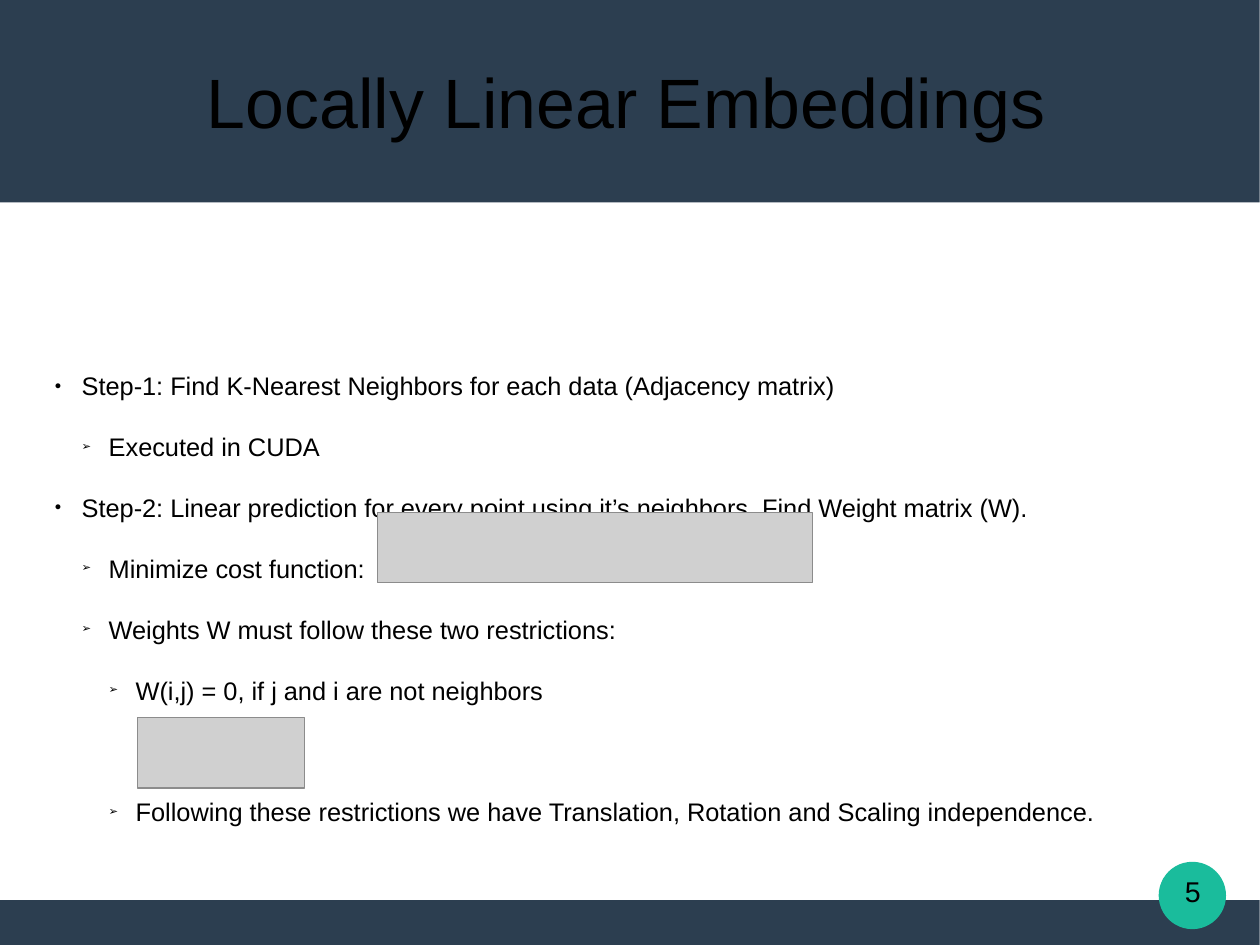
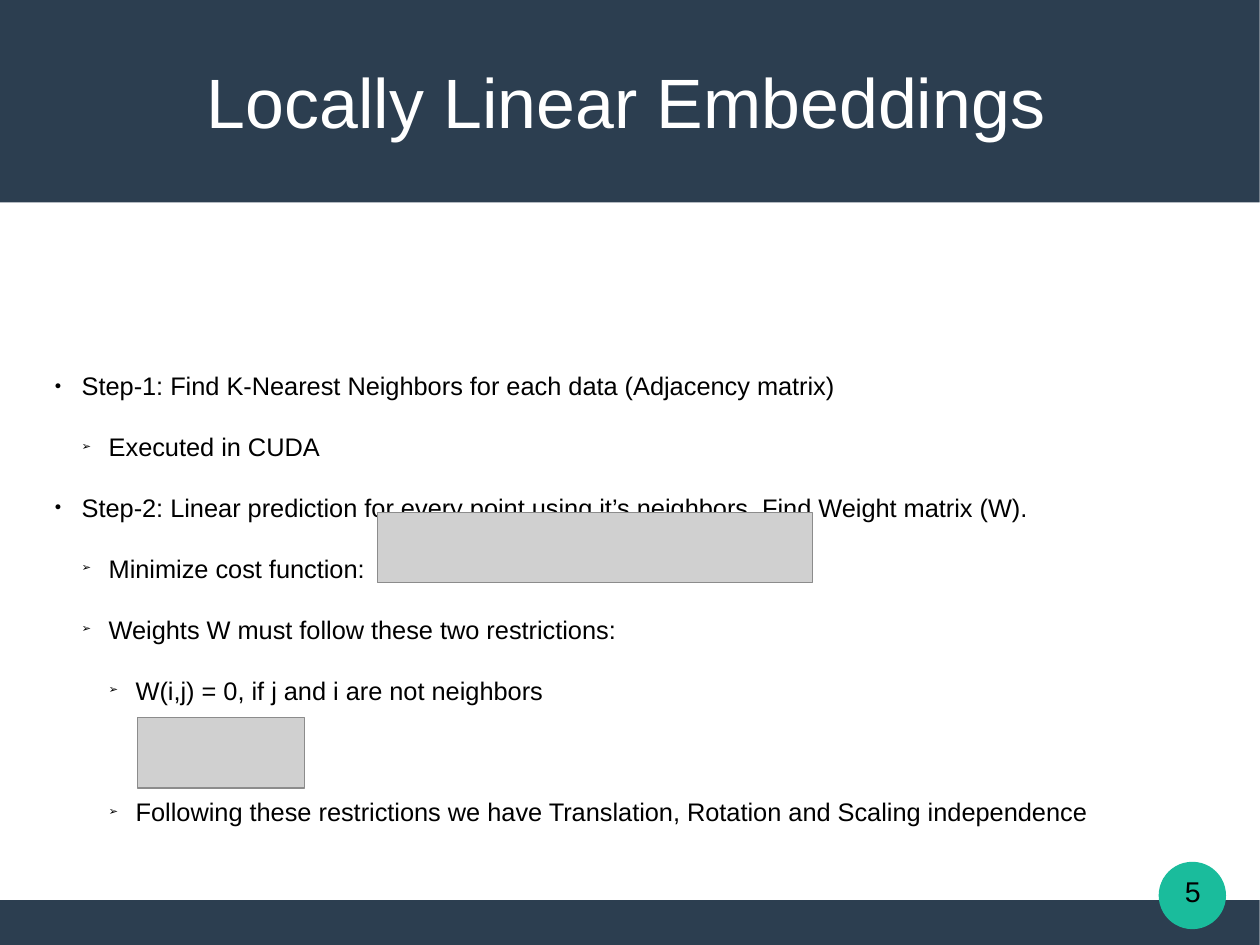
Before and after one commit to Katsileros/Dimensionality_Reduction, a slide deck: slide 5 of Diploma-Thesis-LaTeX/presentation/Locally_Linear_Embeddings_in_Pattern_Recognition.odp. Drawn at 1260x945 pixels with LibreOffice and Linux fonts; fonts in the diff are those of the drawing; grey boxes stand for pictures. Boxes give left, top, right and bottom in pixels: in the first picture for what was removed or moved away, otherwise in the second. Text is boxed around its words. In the diff, an @@ line names an element or a change of style, - is before the commit and + after.

```diff
--- a/Diploma-Thesis-LaTeX/presentation/Locally_Linear_Embeddings_in_Pattern_Recognition.odp
+++ b/Diploma-Thesis-LaTeX/presentation/Locally_Linear_Embeddings_in_Pattern_Recognition.odp
@@ title "Locally Linear Embeddings" at [207,77,1045,142]: text colour #000000 to #FFFFFF @@
@@ subtitle at [136,802,1087,827]: text changed @@
-    ➢ Following these restrictions we have Translation, Rotation and Scaling independence.
+    ➢ Following these restrictions we have Translation, Rotation and Scaling independence
```
Also in this commit, not shown: 19 other slides changed, 1 other file.
